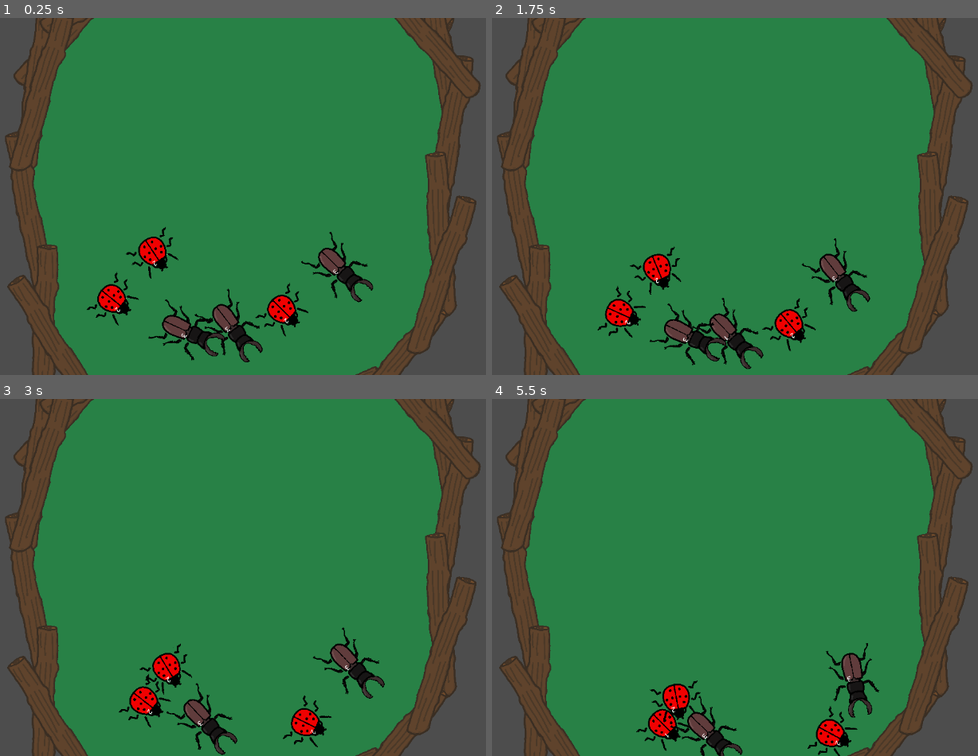
Above: before the commit, frames 1-4 (two rows, left to right).
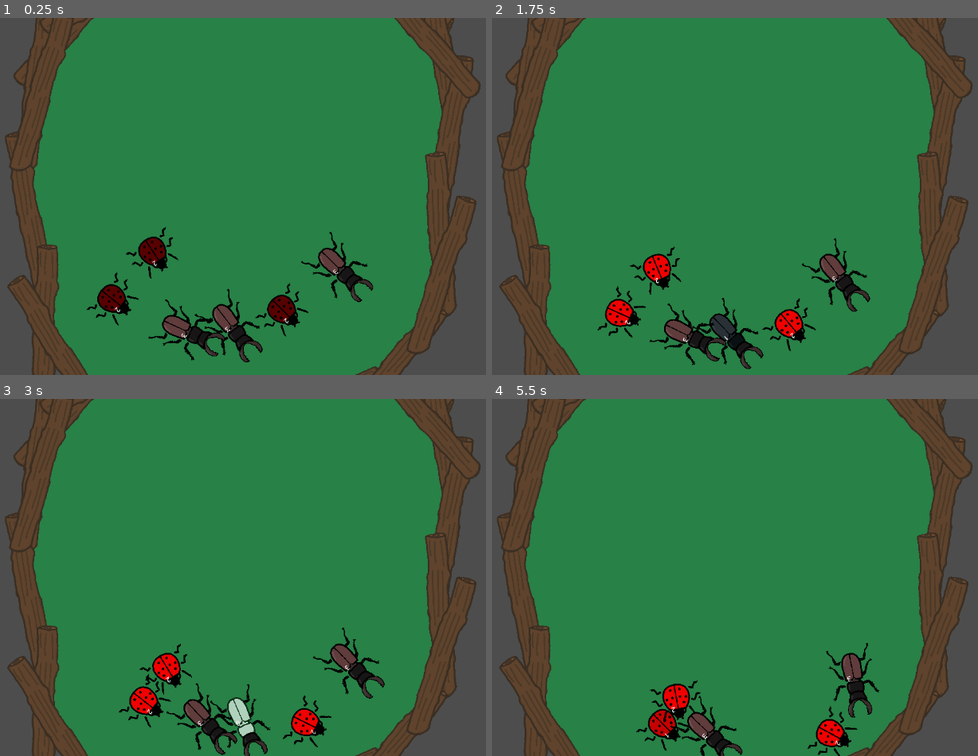
Above: after the commit, the same moments.

Repository: YewChian/BeetleArena
Game: Godot game, scene res://arena.tscn
Same seed, same stepped clock (60 frames per second), same inputs: the game is played once before the commit and once after it. The project has no main scene, so this scene is started directly.
Inputs:
- Up to frame 1 (0.25 s): no input
- Up to frame 2 (1.75 s): no input
- Up to frame 3 (3 s): no input
- Up to frame 4 (5.5 s): no input

The runs differ from the first frame. In frame 1, 0.8% of the frame differs, in the area x 20-61%, y 61-86%; in frame 2, 0.2%; in frame 3, 0.7%; in frame 4, 0.2%.

Commit message:
added death and damage anim

Diff:
--- a/Bodies/Beetle.gd
+++ b/Bodies/Beetle.gd
@@ -4,6 +4,7 @@
 enum {
 	Wander,
 	Pivot,
+	Death,
 }
 
 var end
@@ -45,17 +46,22 @@
 
 
 # Called every frame. 'delta' is the elapsed time since the previous frame.
-func _physics_process(delta):
+func _physics_process(_delta):
 	#for debugging
 	$End.text = str(end)
-	if end <= 0:
-		queue_free()
 	#########
 	match state:
 		Wander:
+			if end <= 0:
+				enter_state(Death)
+
 			move_and_collide(direction * base_spd)
 
 		Pivot:
+			if end <= 0:
+				enter_state(Death)
+
+		Death:
 			pass
 
 
@@ -92,6 +98,13 @@
 			enter_state(Wander)
 
 
+		Death:
+			state = Death
+			$StateTimer.stop()
+			$Mandible.get_children()[0].disable_hitbox()
+			$Carapace.get_children()[0].disable_hurtbox()
+			await $Carapace.get_children()[0].fade_out()
+			queue_free()
 
 func _on_state_timer_timeout():
 	match state:
--- a/Carapace/Carapace.gd
+++ b/Carapace/Carapace.gd
@@ -15,5 +15,18 @@
 
 
 func _on_hurtbox_area_entered(area):
+	$AnimationPlayer.play("flash_red")
 	var beetle_parent = get_parent().get_parent()
 	beetle_parent.hurtbox_area_entered(area)
+
+
+func fade_out():
+	var fade_out_tween = get_tree().create_tween()
+	fade_out_tween.tween_property($Sprite2D, "modulate", Color(155,155,155,0), 0.5)
+	await fade_out_tween.finished
+	return self
+
+
+func disable_hurtbox():
+	$Hurtbox.queue_free()
+	remove_child($Hurtbox)
--- a/Carapace/Carapace.tscn
+++ b/Carapace/Carapace.tscn
@@ -1,4 +1,41 @@
-[gd_scene format=3 uid="uid://byvbd0l1bw2eh"]
+[gd_scene load_steps=4 format=3 uid="uid://byvbd0l1bw2eh"]
+
+[sub_resource type="Animation" id="Animation_dyxqg"]
+length = 0.001
+tracks/0/type = "value"
+tracks/0/imported = false
+tracks/0/enabled = true
+tracks/0/path = NodePath("Sprite2D:modulate")
+tracks/0/interp = 1
+tracks/0/loop_wrap = true
+tracks/0/keys = {
+"times": PackedFloat32Array(0),
+"transitions": PackedFloat32Array(1),
+"update": 0,
+"values": [Color(1, 1, 1, 1)]
+}
+
+[sub_resource type="Animation" id="Animation_saecs"]
+resource_name = "flash_red"
+length = 0.4
+tracks/0/type = "value"
+tracks/0/imported = false
+tracks/0/enabled = true
+tracks/0/path = NodePath("Sprite2D:modulate")
+tracks/0/interp = 1
+tracks/0/loop_wrap = true
+tracks/0/keys = {
+"times": PackedFloat32Array(0, 0.2, 0.4),
+"transitions": PackedFloat32Array(1, 1, 1),
+"update": 0,
+"values": [Color(1, 1, 1, 1), Color(0.309804, 0.784314, 0.894118, 1), Color(1, 1, 1, 1)]
+}
+
+[sub_resource type="AnimationLibrary" id="AnimationLibrary_wbdsb"]
+_data = {
+"RESET": SubResource("Animation_dyxqg"),
+"flash_red": SubResource("Animation_saecs")
+}
 
 [node name="Carapace" type="CharacterBody2D"]
 collision_layer = 2
@@ -14,4 +51,9 @@
 
 [node name="CollisionShape2D" type="CollisionShape2D" parent="Hurtbox"]
 
+[node name="AnimationPlayer" type="AnimationPlayer" parent="."]
+libraries = {
+"": SubResource("AnimationLibrary_wbdsb")
+}
+
 [connection signal="area_entered" from="Hurtbox" to="." method="_on_hurtbox_area_entered"]
--- a/Mandibles/mandible.gd
+++ b/Mandibles/mandible.gd
@@ -10,3 +10,7 @@
 
 func initialise_stats():
 	pass
+
+
+func disable_hitbox():
+	$Hitbox.queue_free()
